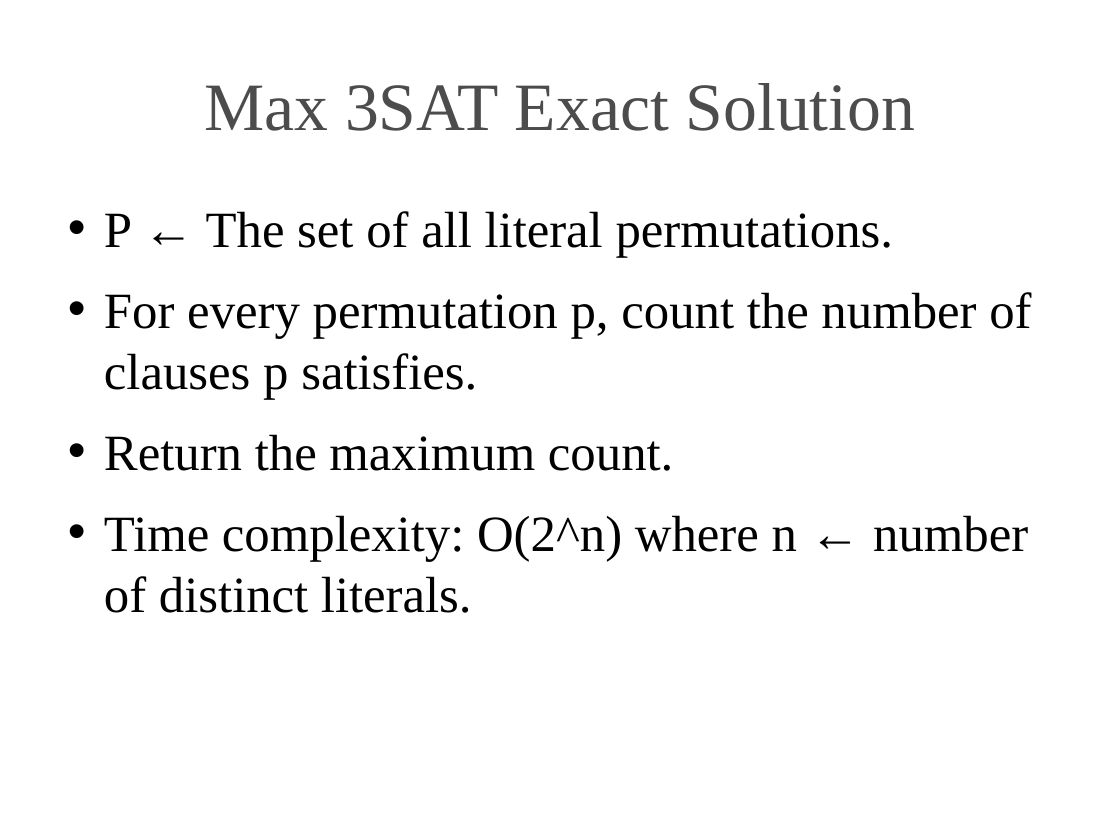
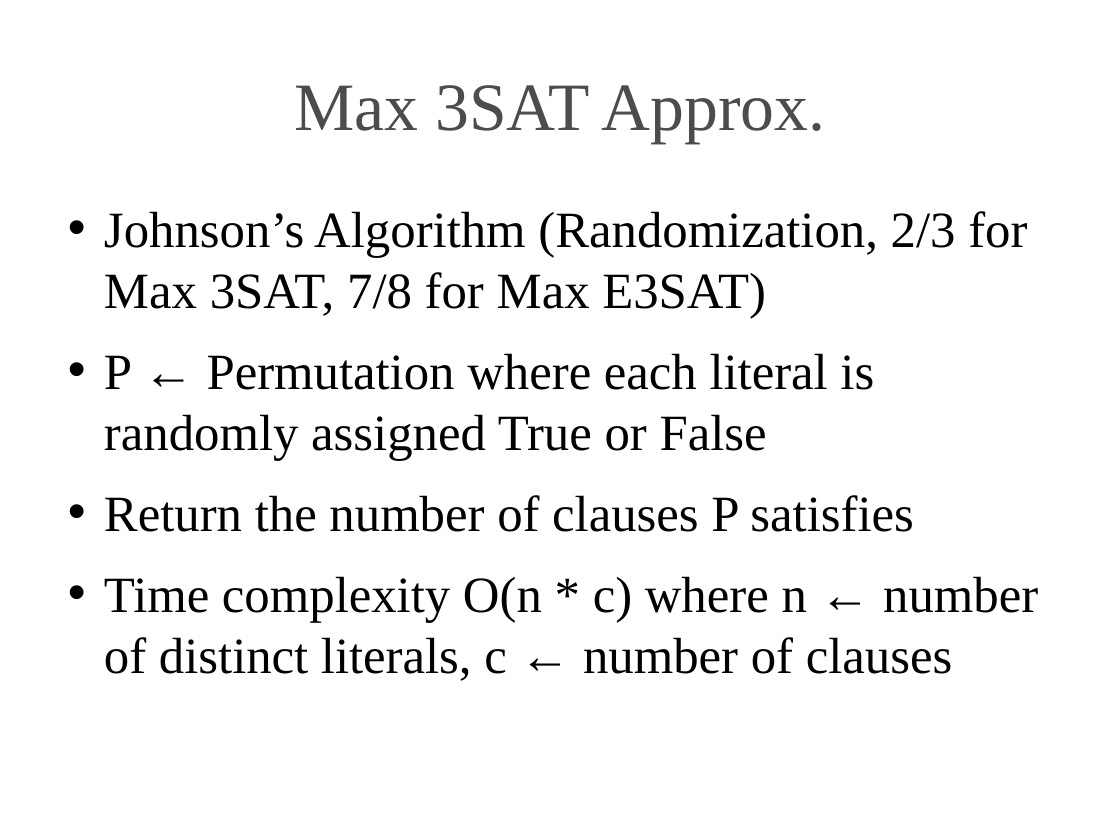
Before and after one commit to neuma2ag/np, a slide deck: slide 11 of np.odp (slide 6 before the commit). Drawn at 1120x840 pixels with LibreOffice and Linux fonts; fonts in the diff are those of the drawing; background and template pictures are left out. Boxes give left, top, right and bottom in pixels: in the first picture for what was removed or moved away, otherwise in the second. Text is boxed around its words. In the diff, an @@ line names an element or a change of style, - is before the commit and + after.

```diff
--- a/np.odp
+++ b/np.odp
@@ title at (294, 85, 826, 143): text changed @@
-Max 3SAT Exact Solution
+Max 3SAT Approx.
@@ text at (104, 211, 1038, 681): text changed @@
-• P ← The set of all literal permutations.
-• For every permutation p, count the number of clauses p satisfies.
-• Return the maximum count.
-• Time complexity: O(2^n) where n ← number of distinct literals.
+• Johnson’s Algorithm (Randomization, 2/3 for Max 3SAT, 7/8 for Max E3SAT)
+• P ← Permutation where each literal is randomly assigned True or False
+• Return the number of clauses P satisfies
+• Time complexity O(n * c) where n ← number of distinct literals, c ← number of clauses
```
Also in this commit, not shown: 7 other slides changed, 4 slides added, 1 slide removed, 10 other files.
